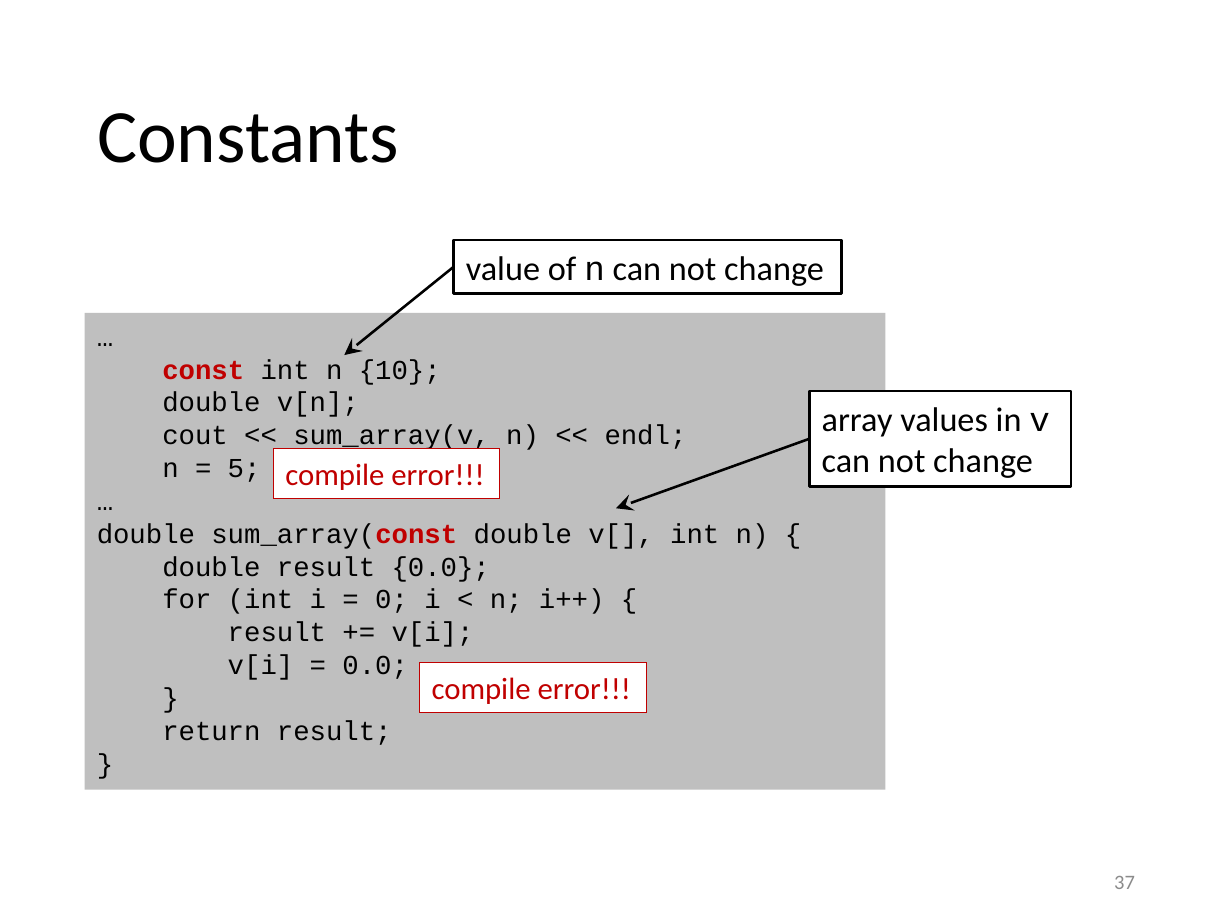
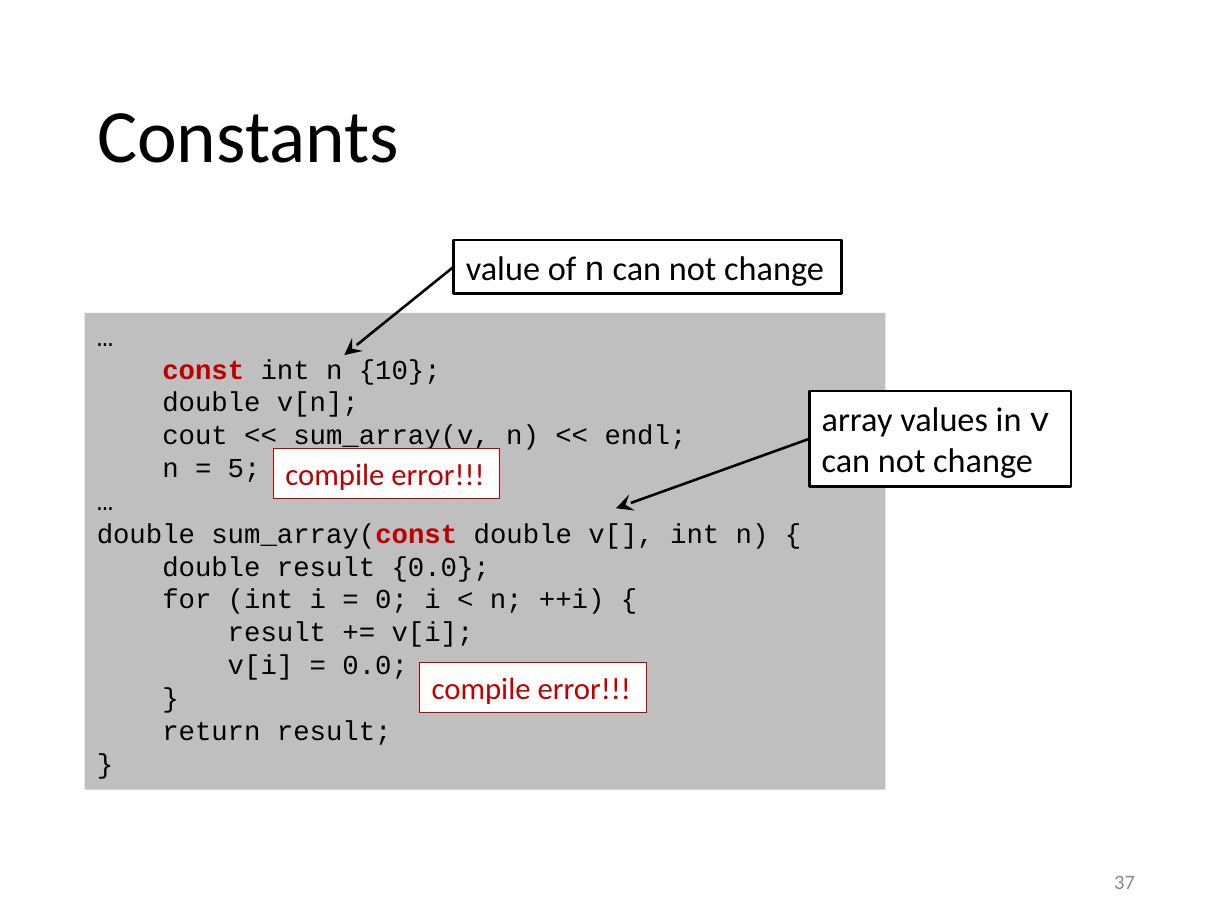
Before and after one commit to gjbex/Scientific-C-plus-plus, a slide deck: slide 37 of scientific_cpp.pptx. Drawn at 1232x924 pixels with LibreOffice and Linux fonts; fonts in the diff are those of the drawing. Boxes give left, top, right and bottom in pixels: in the first picture for what was removed or moved away, otherwise in the second. Text is boxed around its words. In the diff, an @@ line names an element or a change of style, - is before the commit and + after.

```diff
--- a/scientific_cpp.pptx
+++ b/scientific_cpp.pptx
@@ text in rectangle at (162,589,605,614): text changed @@
-for (int i = 0; i < n; i++) {
+for (int i = 0; i < n; ++i) {
```
Also in this commit, not shown: 18 other slides changed, 1 slide added.
